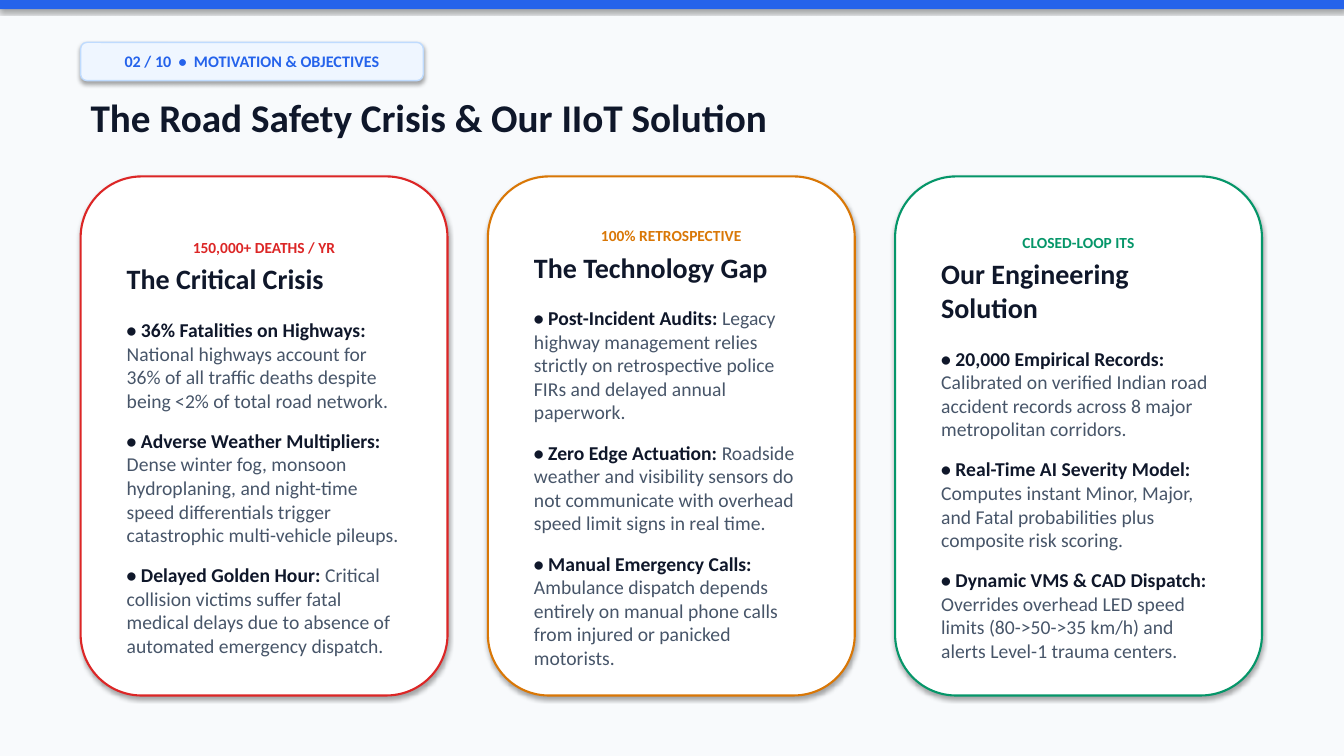
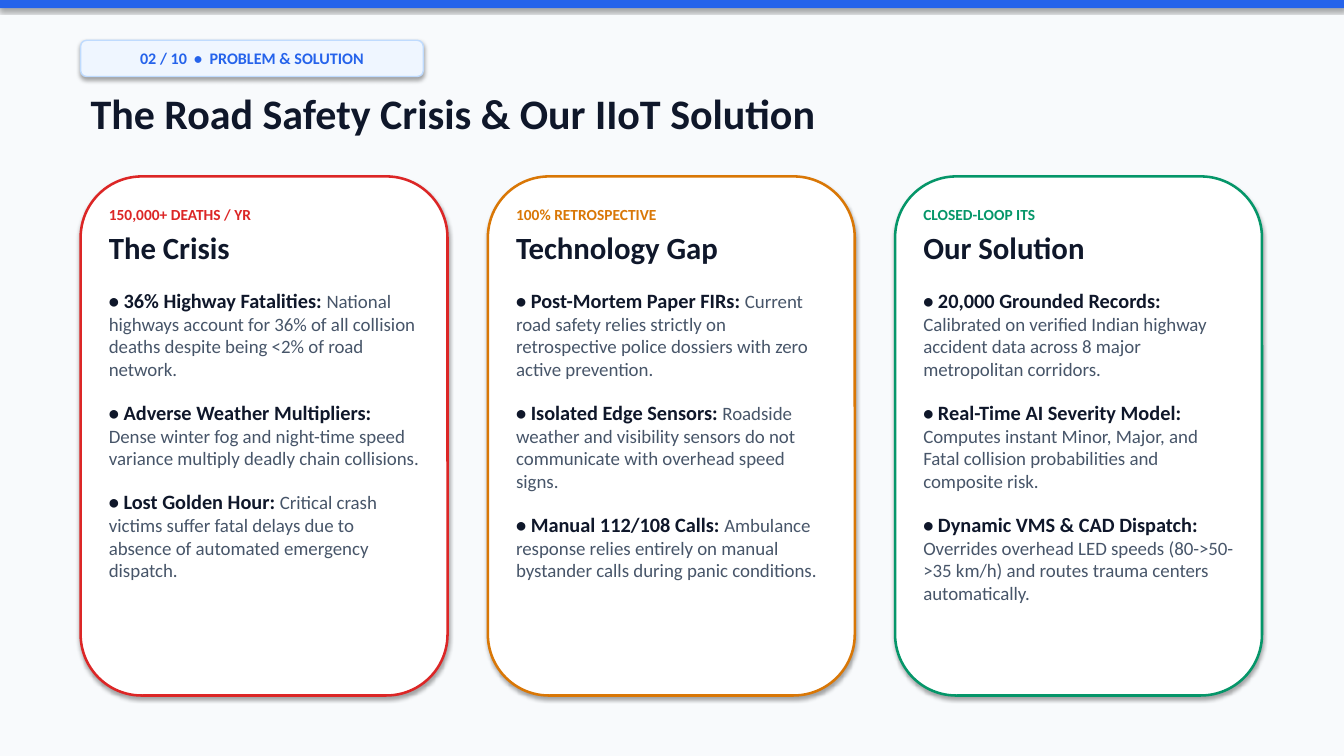
Before and after one commit to igris-bit/Road-Accident-Pattern-Analysis, a slide deck: slide 2 of docs/presentation/Road_Accident_Pattern_Analysis_Presentation.pptx. Drawn at 1344x756 pixels with LibreOffice and Linux fonts; fonts in the diff are those of the drawing. Boxes give left, top, right and bottom in pixels: in the first picture for what was removed or moved away, otherwise in the second. Text is boxed around its words. In the diff, an @@ line names an element or a change of style, - is before the commit and + after.

Commit message:
Refine PPT layout with modular member cards, increased font sizes, and top-aligned concise text

```diff
--- a/docs/presentation/Road_Accident_Pattern_Analysis_Presentation.pptx
+++ b/docs/presentation/Road_Accident_Pattern_Analysis_Presentation.pptx
@@ text in rounded rectangle at (140,53,363,64): text changed @@
-02 / 10 • MOTIVATION & OBJECTIVES
+02 / 10 • PROBLEM & SOLUTION
@@ text "The Road Safety Crisis & ..." at (91,99,815,136): size 28 to 30 pt @@
@@ rounded rectangle at (81,176,448,696): outline #DC2626 1.5 pt to #DC2626 1.8 pt @@
@@ 2 texts, 1 rounded rectangle: place and size @@
-2 texts, 1 rounded rectangle at (81,42,1262,696)
+2 texts, 1 rounded rectangle at (81,40,1234,603)
@@ text "100% RETROSPECTIVE" at (516,209,816,580): vertical alignment middle to top; fill #FFFFFF to none; outline #D97706 1.5 pt to none; shadow off @@
@@ rounded rectangle added at (488,176,855,696), fill #FFFFFF, outline #D97706 1.8 pt @@
@@ text "CLOSED-LOOP ITS" at (923,210,1234,603): vertical alignment middle to top; fill #FFFFFF to none; outline #059669 1.5 pt to none; shadow off @@
@@ rounded rectangle added at (895,176,1262,696), fill #FFFFFF, outline #059669 1.8 pt @@
@@ text at (516,209,656,220): alignment centre to left @@
@@ text added at (109,210,419,580), 13.5 pt, text #475569 @@
+150,000+ DEATHS / YR
+The Crisis
+• 36% Highway Fatalities: National highways account for 36% of all collision deaths despite being <2% of road network.
+• Adverse Weather Multipliers: Dense winter fog and night-time speed variance multiply deadly chain collisions.
+• Lost Golden Hour: Critical crash victims suffer fatal delays due to absence of automated emergency dispatch.
@@ text at (516,237,816,580): text changed; size 14 to 13.5 pt @@
-The Technology Gap
-• Post-Incident Audits: Legacy highway management relies strictly on retrospective police FIRs and delayed annual paperwork.
-• Zero Edge Actuation: Roadside weather and visibility sensors do not communicate with overhead speed limit signs in real time.
-• Manual Emergency Calls: Ambulance dispatch depends entirely on manual phone calls from injured or panicked motorists.
+Technology Gap
+• Post-Mortem Paper FIRs: Current road safety relies strictly on retrospective police dossiers with zero active prevention.
+• Isolated Edge Sensors: Roadside weather and visibility sensors do not communicate with overhead speed signs.
+• Manual 112/108 Calls: Ambulance response relies entirely on manual bystander calls during panic conditions.
@@ text at (923,237,1234,603): text changed; size 14 to 13.5 pt @@
-Our Engineering Solution
-• 20,000 Empirical Records: Calibrated on verified Indian road accident records across 8 major metropolitan corridors.
-• Real-Time AI Severity Model: Computes instant Minor, Major, and Fatal probabilities plus composite risk scoring.
-• Dynamic VMS & CAD Dispatch: Overrides overhead LED speed limits (80->50->35 km/h) and alerts Level-1 trauma centers.
+Our Solution
+• 20,000 Grounded Records: Calibrated on verified Indian highway accident data across 8 major metropolitan corridors.
+• Real-Time AI Severity Model: Computes instant Minor, Major, and Fatal collision probabilities and composite risk.
+• Dynamic VMS & CAD Dispatch: Overrides overhead LED speeds (80->50->35 km/h) and routes trauma centers automatically.
@@ text at (923,210,1035,220): alignment centre to left @@
@@ text in rounded rectangle at (127,243,398,657): text removed @@
-150,000+ DEATHS / YR
-The Critical Crisis
-• 36% Fatalities on Highways: National highways account for 36% of all traffic deaths despite being <2% of total road network.
-• Adverse Weather Multipliers: Dense winter fog, monsoon hydroplaning, and night-time speed differentials trigger catastrophic multi-vehicle pileups.
-• Delayed Golden Hour: Critical collision victims suffer fatal medical delays due to absence of automated emergency dispatch.
```
Also in this commit, not shown: 9 other slides changed.
